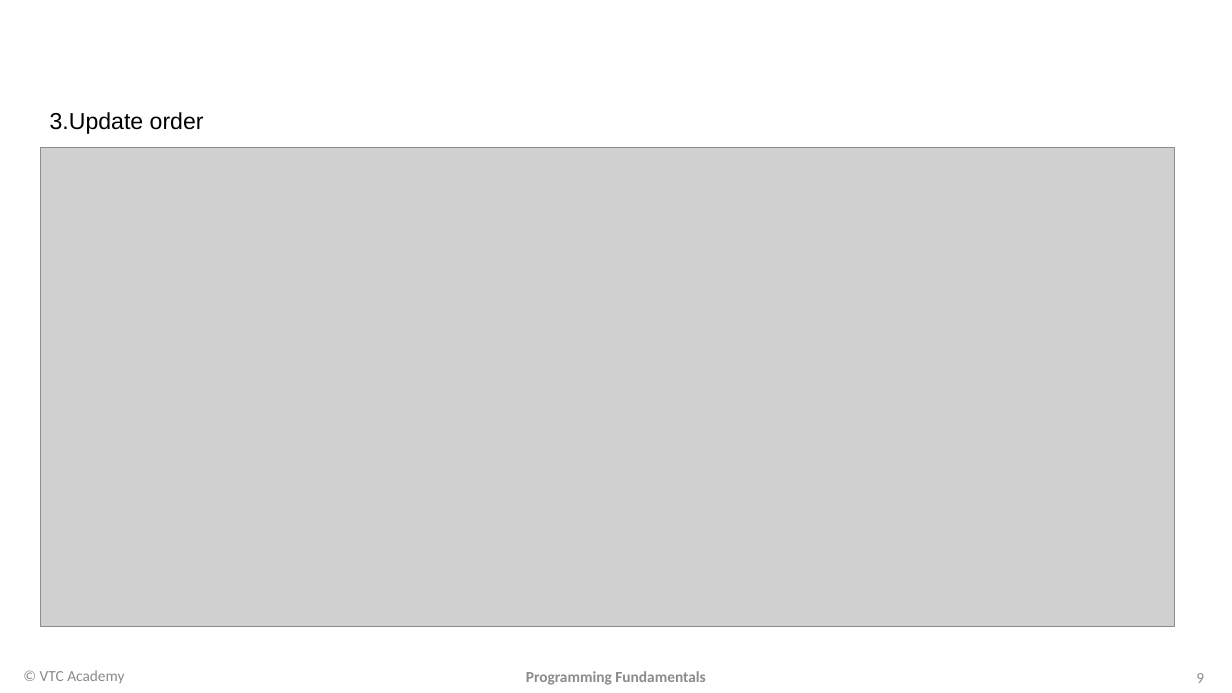
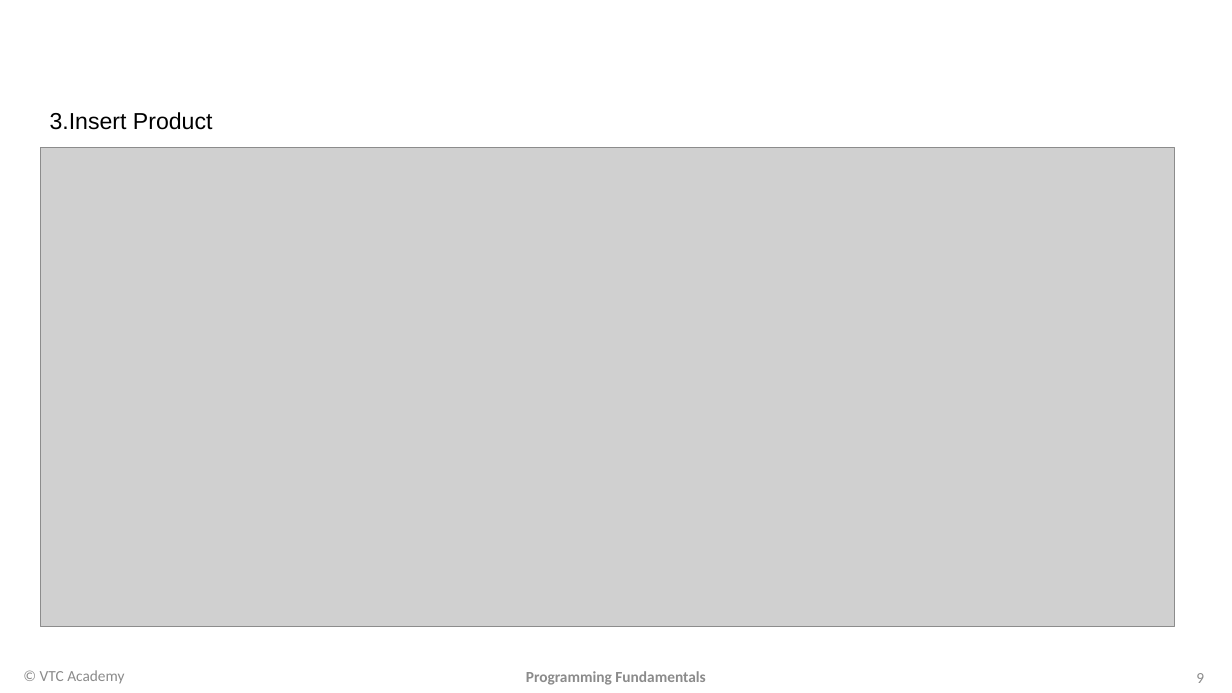
Before and after one commit to ngonngay/Project, a slide deck: slide 9 of minisupermarketMS/document/Project9-18.pptx. Drawn at 1232x693 pixels with LibreOffice and Linux fonts; fonts in the diff are those of the drawing; grey boxes stand for pictures; background and template pictures are left out. Boxes give left, top, right and bottom in pixels: in the first picture for what was removed or moved away, otherwise in the second. Text is boxed around its words. In the diff, an @@ line names an element or a change of style, - is before the commit and + after.

```diff
--- a/minisupermarketMS/document/Project9-18.pptx
+++ b/minisupermarketMS/document/Project9-18.pptx
@@ text at bbox=[50, 112, 213, 130]: text changed @@
-3.Update order
+3.Insert Product
```
Also in this commit, not shown: 9 other slides changed, 16 other files.
